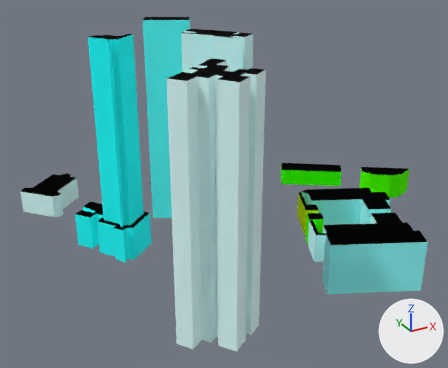
A saved change to the glTF model web/public/assets/cities/singapore/tiles/-10_0.far.glb.
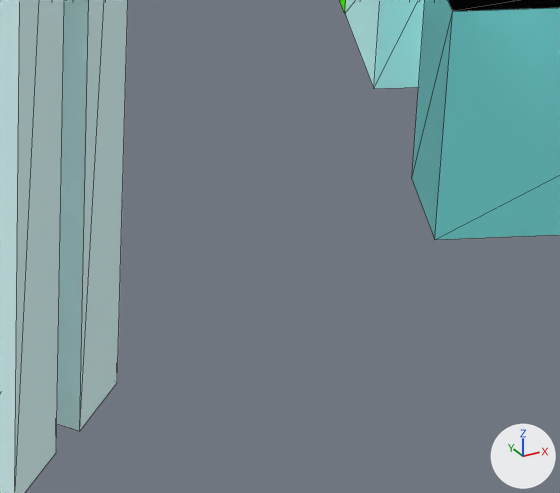
Each version appears first whole from a camera (50 mm lens) standing at (-2658.0, -243.3, 220.3) and looking at (-2457.5, 121.3, 38.0), and next in a close-up on the part from 52% to 79% of the width and 66% to 95% of the height. Arrows for +X, +Y and +Z are at lower right; the lights stay in place. The first two pictures are the older version. The close-ups show mesh edges as thin lines. Where no turn or scale is listed for an object, it has been applied to the vertices. Vertices at exactly the same position are counted once.

Names of what the first close-up shows: '-10_0_far'.
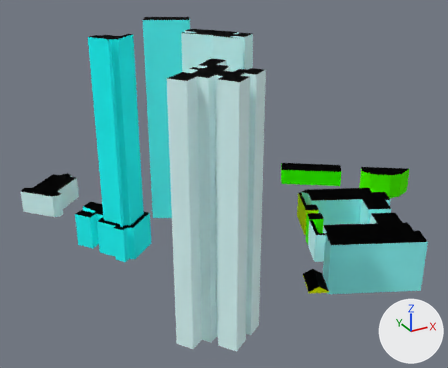
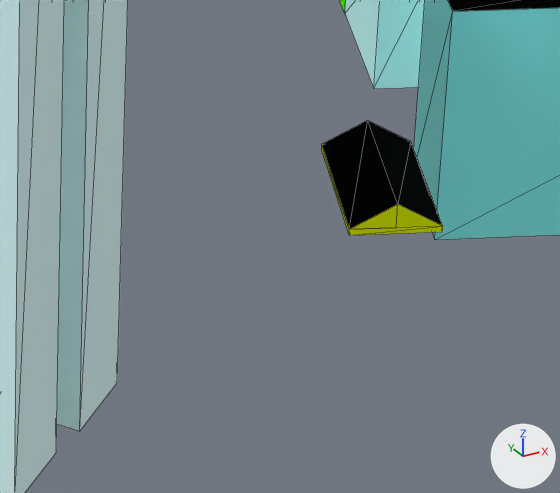
Changed parts and their boxes [x1, y1, x2, y2] in the close-ups (560 x 493 px):
part 1 of me_10_0_far, added: after [322, 120, 443, 235]

The change, as a diff of the scene's bpy script:
```diff
--- a/web/public/assets/cities/singapore/tiles/-10_0.far.glb.py
+++ b/web/public/assets/cities/singapore/tiles/-10_0.far.glb.py
@@ me_10_0_far @@
 # used by ob_10_0_far; location = (-2434.3, 127.5, 76.0)
-me_10_0_far.from_pydata(...)  # 394 vertices, 586 faces; spans x -149.0..149.0, y -138.0..138.0, z -76.0..76.0
+me_10_0_far.from_pydata(...)  # 407 vertices, 606 faces; spans x -149.0..149.0, y -138.0..138.0, z -76.0..76.0
+# me_10_0_far part 1: a new loose piece of 13 vertices spanning x -33.0..-14.0, y -131.0..-108.0, z -59.0..-55.0
 me_10_0_far.materials.append(mat_facade)
```
